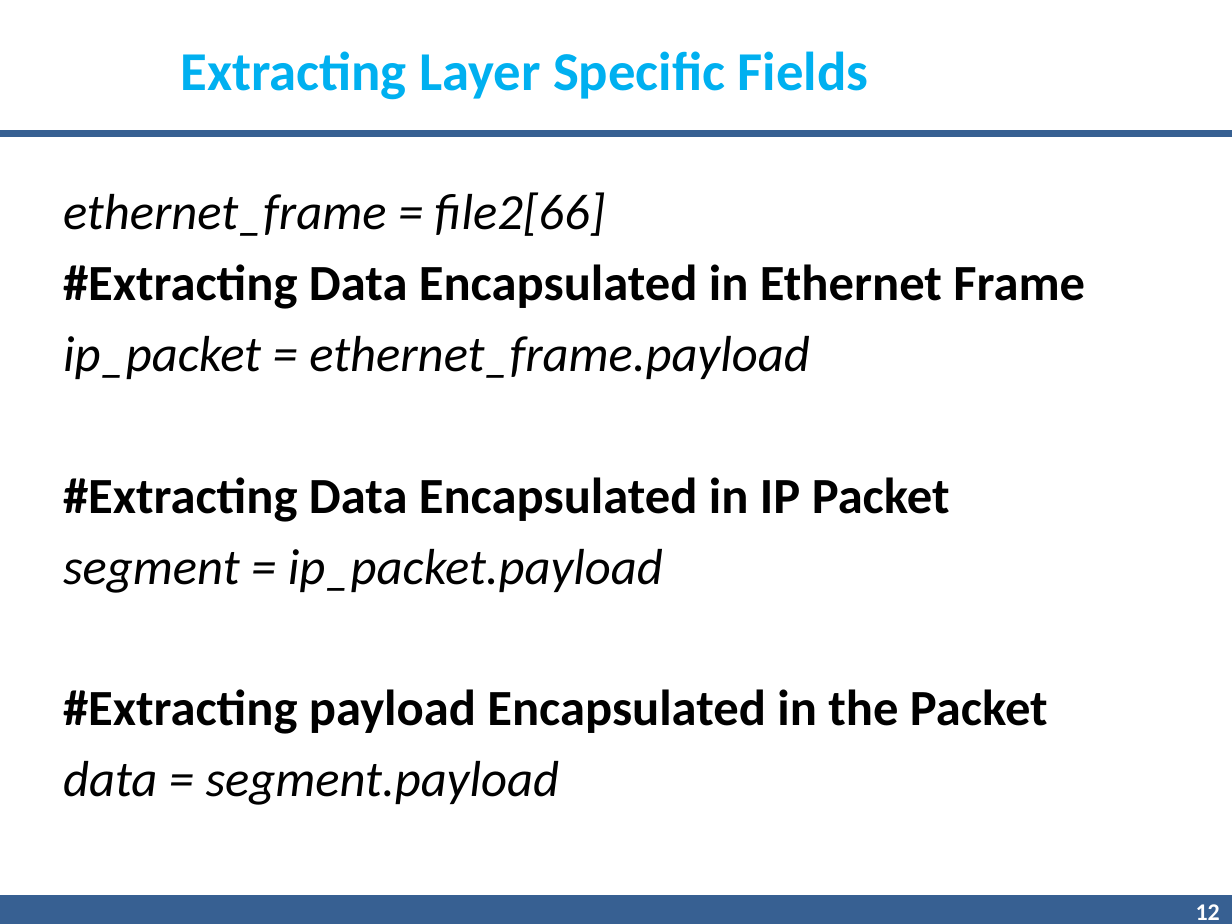
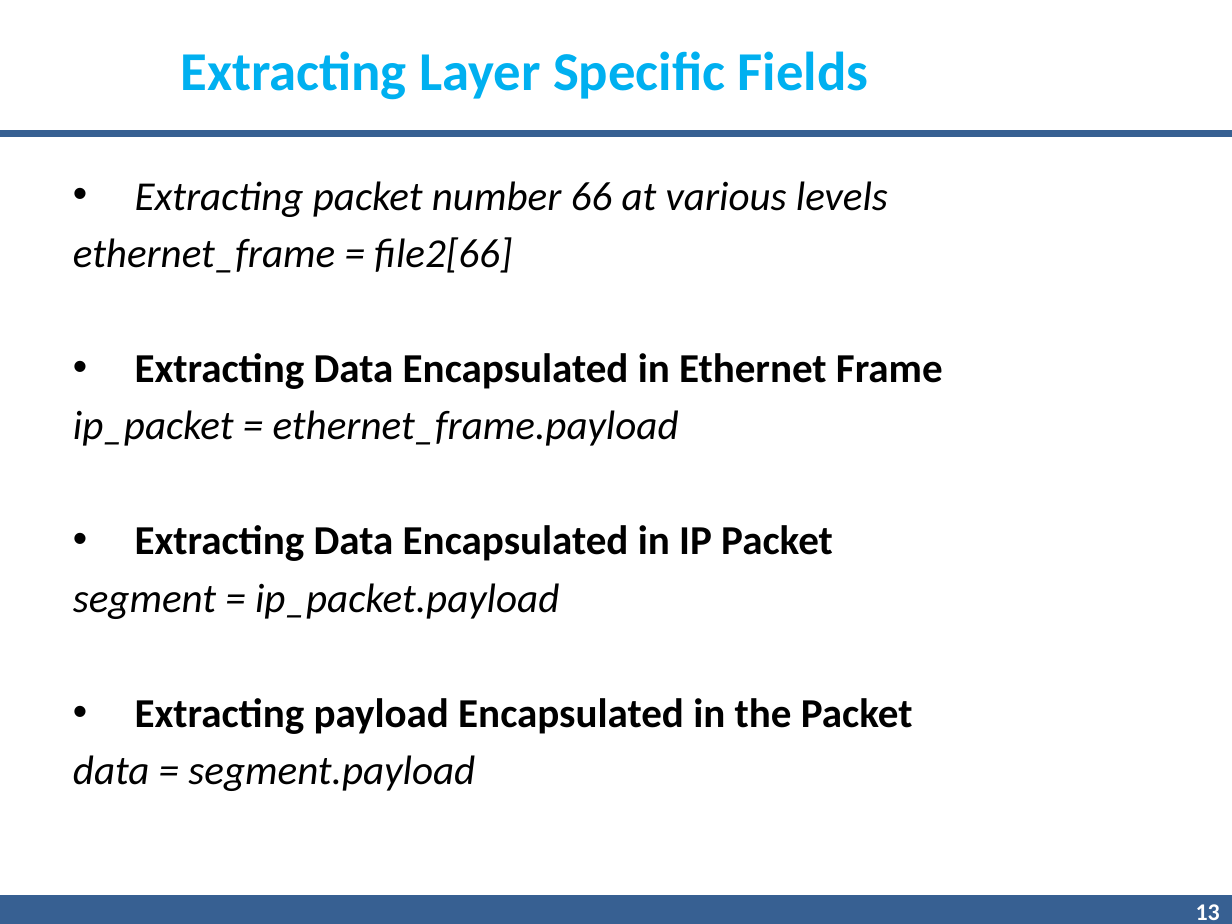
Before and after one commit to gnnain/Pcap_Reader, a slide deck: slide 13 of 7.pptx (slide 12 before the commit). Drawn at 1232x924 pixels with LibreOffice and Linux fonts; fonts in the diff are those of the drawing; background and template pictures are left out. Boxes give left, top, right and bottom in pixels: in the first picture for what was removed or moved away, otherwise in the second. Text is boxed around its words. In the diff, an @@ line names an element or a change of style, - is before the commit and + after.

```diff
--- a/7.pptx
+++ b/7.pptx
@@ text "Extracting packet number 66 at ...": place and size @@
-text "Extracting packet number 66 at ..." at <box>63,192,1085,805</box>
+text "Extracting packet number 66 at ..." at <box>73,181,943,791</box>
@@ text at <box>135,181,888,217</box>: paragraph added @@
+• Extracting packet number 66 at various levels
@@ text at <box>73,237,679,791</box>: size 29.6 to 24 pt in "ethernet_frame = file2[66]", "ip_packet = ethernet_frame.payload", "segment = ip_packet.payload", "data = segment.payload"; less space between paragraphs @@
@@ text at <box>135,353,943,389</box>: text changed; size 29.6 to 24 pt @@
-#Extracting Data Encapsulated in Ethernet Frame
+• Extracting Data Encapsulated in Ethernet Frame
@@ text at <box>135,525,833,561</box>: text changed; size 29.6 to 24 pt @@
-#Extracting Data Encapsulated in IP Packet
+• Extracting Data Encapsulated in IP Packet
@@ text at <box>135,698,913,734</box>: text changed; size 29.6 to 24 pt @@
-#Extracting payload Encapsulated in the Packet
+• Extracting payload Encapsulated in the Packet
@@ page number at <box>1196,904,1220,920</box>: text changed @@
-12
+13
```
Also in this commit, not shown: 14 other slides changed, 6 slides added, 4 slides removed.
